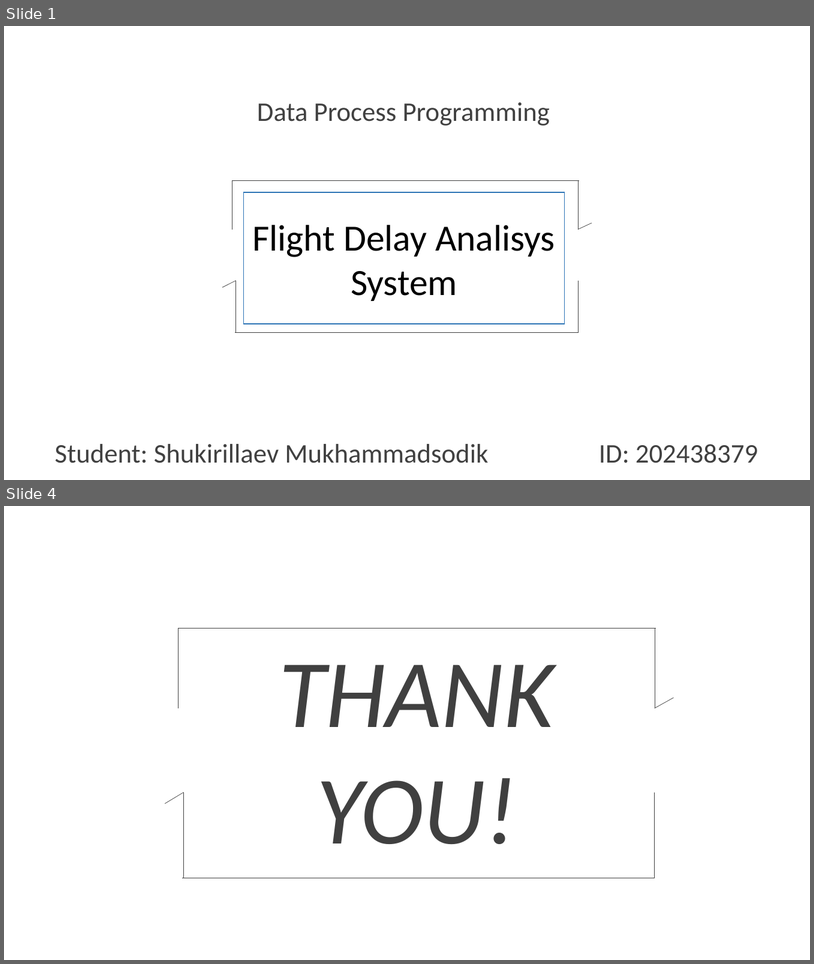
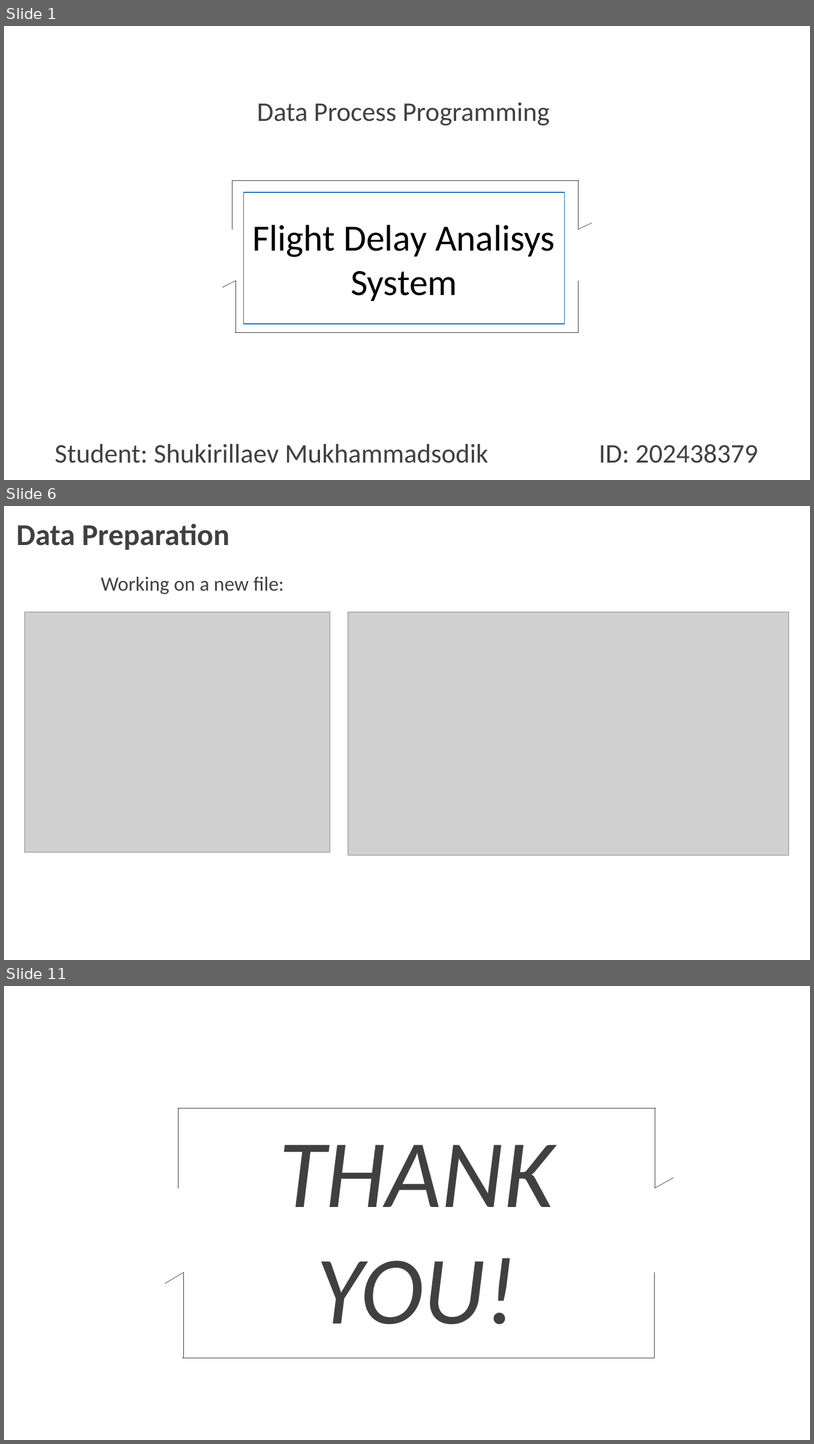
Before and after one commit to McLight-Note/Data_Process_Programming, a slide deck: Final_Project.pptx. Shown one above the other, each under a label of ours: slides 1 and 4 before the commit, slides 1, 6 and 11 after it; the slides between them are not shown. The pictures are 814x964 and 814x1444 pixels, drawn with LibreOffice and Linux fonts; fonts in the diff are those of the drawing; grey boxes stand for pictures; background and template pictures are left out. Boxes give left, top, right and bottom in pixels: in the first picture for what was removed or moved away, otherwise in the second. Text is boxed around its words. In the diff, an @@ line names an element or a change of style, - is before the commit and + after.

```diff
--- a/Final_Project.pptx
+++ b/Final_Project.pptx
@@ slide 6 added at <box>4,506,810,960</box>, background picture (left out) @@
@@ text added at <box>17,523,230,550</box>, 36 pt, text #404040, bold @@
+Data Preparation
@@ text added at <box>101,576,284,594</box>, 24 pt, text #404040 @@
+  Working on a new file:
@@ picture added at <box>24,612,330,852</box> @@
@@ picture added at <box>348,612,789,855</box> @@
@@ what was slide 4 is now slide 11 @@
```
Also in this commit, not shown: 1 slide changed, 7 other slides added, 1 slide removed.
